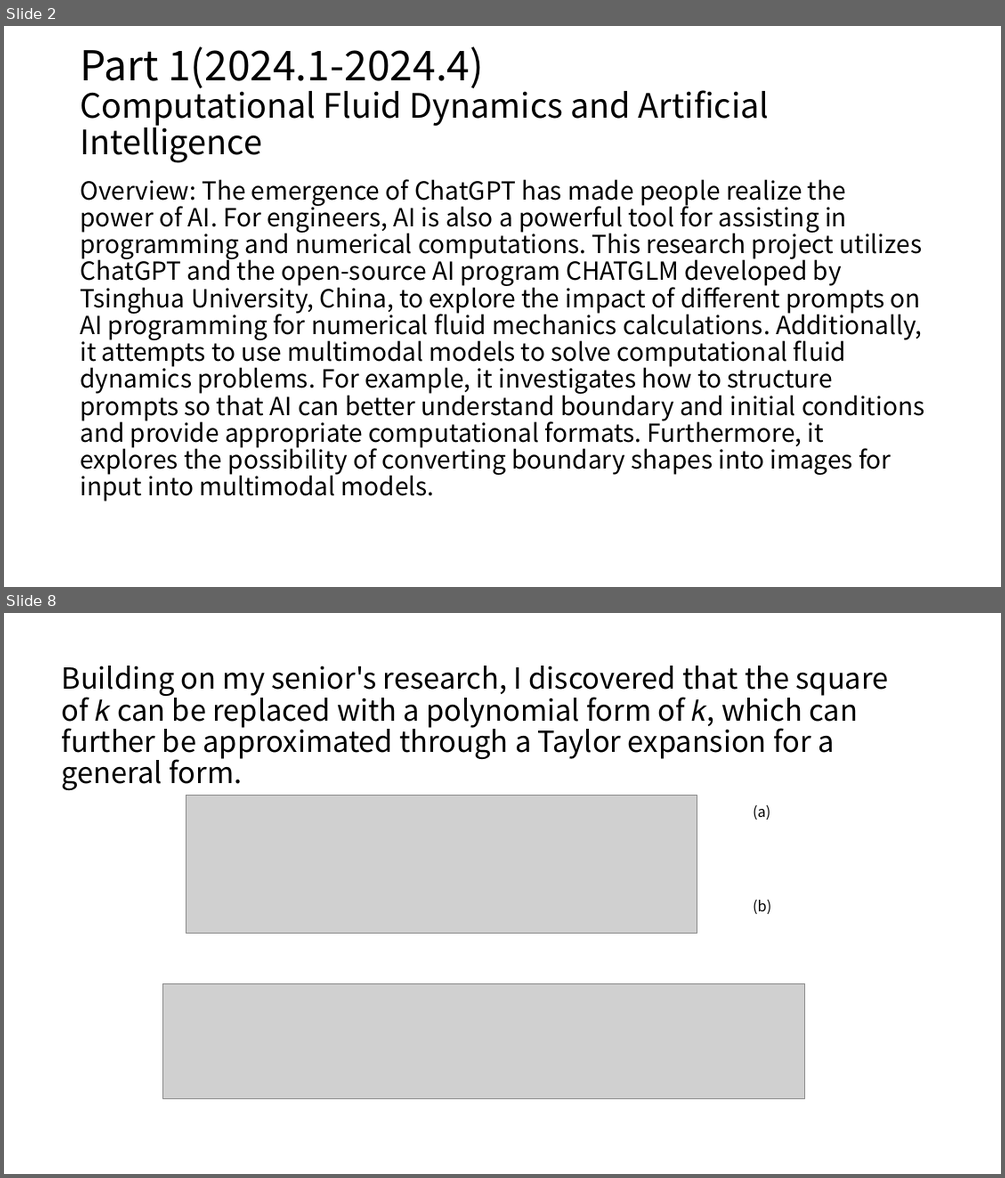
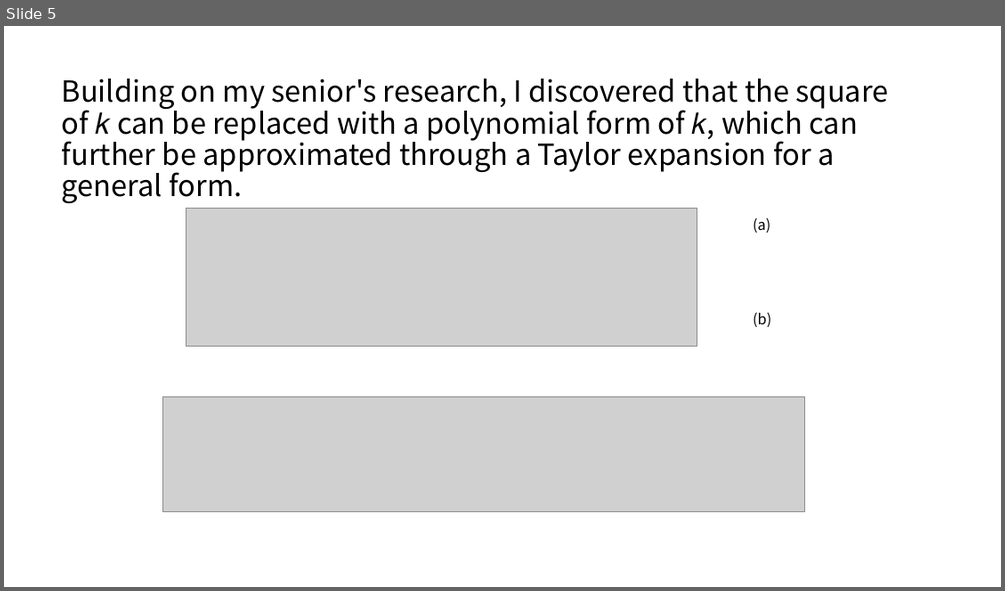
Before and after one commit to yangziang03/yangziang03.github.io, a slide deck: mypaper/thesis/Research2.pptx. Shown one above the other, each under a label of ours: slides 2 and 8 before the commit, slide 5 after it; the slides between them are not shown. The pictures are 1005x1178 and 1005x591 pixels, drawn with LibreOffice and Linux fonts; fonts in the diff are those of the drawing; grey boxes stand for pictures. Boxes give left, top, right and bottom in pixels: in the first picture for what was removed or moved away, otherwise in the second. Text is boxed around its words. In the diff, an @@ line names an element or a change of style, - is before the commit and + after.

```diff
--- a/mypaper/thesis/Research2.pptx
+++ b/mypaper/thesis/Research2.pptx
@@ slide 2 removed at [4,26,1001,587], background #FFFFFF @@
@@ title removed at [80,46,769,163] @@
-Part 1(2024.1-2024.4)
-Computational Fluid Dynamics and Artificial Intelligence
@@ text removed at [80,179,924,501] @@
-Overview: The emergence of ChatGPT has made people realize the power of AI. For engineers, AI is also a powerful tool for assisting in programming and numerical computations. This research project utilizes ChatGPT and the open-source AI program CHATGLM developed by Tsinghua University, China, to explore the impact of different prompts on AI programming for numerical fluid mechanics calculations. Additionally, it attempts to use multimodal models to solve computational fluid dynamics problems. For example, it investigates how to structure prompts so that AI can better understand boundary and initial conditions and provide appropriate computational formats. Furthermore, it explores the possibility of converting boundary shapes into images for input into multimodal models.
@@ what was slide 8 is now slide 5 @@
```
Also in this commit, not shown: 2 slides changed, 5 slides added, 4 other slides removed, 1 other file.
